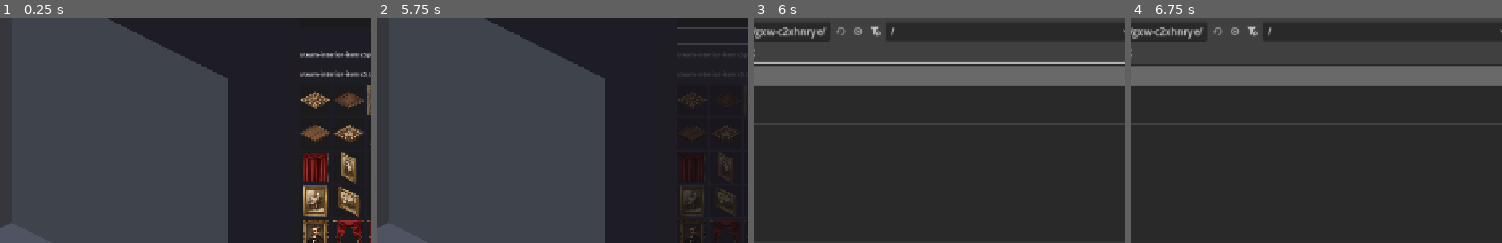
Above: before the commit, frames 1-4 (left to right).
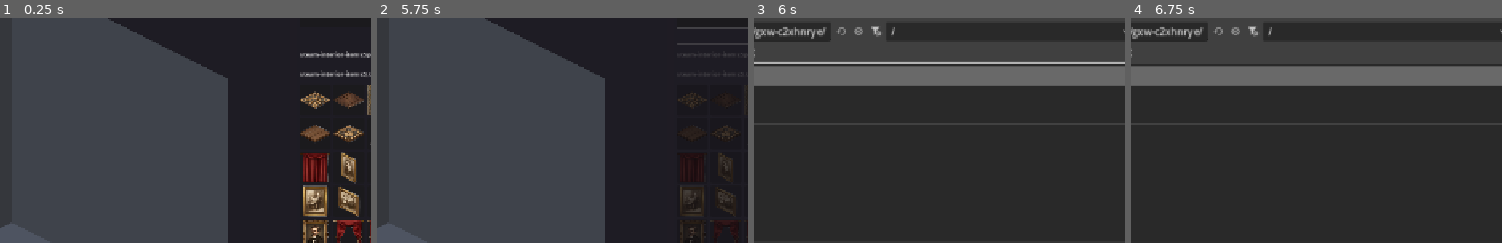
Above: after the commit, the same moments.

Repository: imehesz/two-wall-isometric-world-terrain-constructor-suit
Game: Godot game, scene res://scenes/MainEditor.tscn
Same seed, same stepped clock (60 frames per second), same inputs: the game is played once before the commit and once after it.
Inputs (mouse positions are % of the whole screen's width and height, from its top left):
- Up to frame 1 (0.25 s): no input
- Up to frame 2 (5.75 s): click "✚ Insert" at 0.5 s; click "➤ Select" at 1.25 s; click "▶ Object Inspector" at 2 s; click "▼ Object Inspector" at 2.75 s; click "Add Assets +" at 3.5 s; click "▼ Assets 1" at 4.25 s; click "▶ Assets 1" at 5 s
- Up to frame 3 (6 s): click "..." at 5.75 s
- Up to frame 4 (6.75 s): click (34, 61) at 6.52 s; type "12" at 6.6 s
The pictures show only the part of the screen within x 28-78%, y 9-59%; the shares and areas given below are measured in that part.

Frames 1-2 are identical in both runs. In frame 3, 0.1% of the frame differs, in the area x 22-39%, y 3-8%; in frame 4, 0.1%.

Commit message:
Added zoom and pan, save global settings

Diff:
--- a/scripts/MainEditor.gd
+++ b/scripts/MainEditor.gd
@@ -43,6 +43,10 @@
 const DEPTH_STEP := 100.0
 const SCALE_STEP := 0.1
 const ROTATE_STEP := 5.0
+const ZOOM_STEP := 0.15
+const ZOOM_MIN := 0.1
+const ZOOM_MAX := 5.0
+const SETTINGS_KEY := "twiwcs_settings"
 
 # ── Enums ────────────────────────────────────────────────────
 enum ToolMode { INSERT, SELECT }
@@ -79,6 +83,9 @@
 var _confirm_dialog: ConfirmationDialog
 var _pending_removal_id: int = -1
 
+# Phase 5: Pan state
+var _is_panning: bool = false
+
 
 func _ready() -> void:
 	_apply_bg_color(COLOR_BG)
@@ -86,7 +93,9 @@
 	_draw_room()
 	call_deferred("_fit_camera")
 	canvas_bg_color.color_changed.connect(_apply_bg_color)
+	canvas_bg_color.color_changed.connect(_save_settings)
 	room_color_picker.color_changed.connect(_apply_room_color)
+	room_color_picker.color_changed.connect(_save_settings)
 
 	_setup_preview()
 	_setup_confirm_dialog()
@@ -98,6 +107,7 @@
 	sub_viewport_container.gui_input.connect(_on_canvas_gui_input)
 
 	call_deferred("_auto_load_test_assets")
+	call_deferred("_load_settings")
 
 
 # ════════════════════════════════════════════════════════════
@@ -355,6 +365,7 @@
 		"flip_h": sprite.flip_h,
 		"z_index": sprite.z_index,
 		"set_id": sprite.get_meta("set_id", -1),
+		"locked": sprite.get_meta("locked", false),
 	}
 
 
@@ -368,18 +379,34 @@
 	sprite.z_index = data["z_index"]
 	sprite.set_meta("set_id", data["set_id"])
 	sprite.set_meta("base_scale", Vector2(1.0, 1.0))
+	sprite.set_meta("locked", data.get("locked", false))
 	asset_drop_zone.add_child(sprite)
 	placed_sprites.append(sprite)
 	return sprite
 
 
 func _unhandled_input(event: InputEvent) -> void:
+	# Phase 5: Stop panning if mouse released outside canvas
+	if _is_panning and event is InputEventMouseButton and not event.pressed:
+		if event.button_index == MOUSE_BUTTON_MIDDLE or event.button_index == MOUSE_BUTTON_RIGHT:
+			_is_panning = false
+			return
+	# Phase 5: Pan motion outside canvas
+	if _is_panning and event is InputEventMouseMotion:
+		_do_pan(event.relative)
+		return
 	if event is InputEventKey and event.pressed:
 		if event.ctrl_pressed and event.keycode == KEY_Z:
 			if event.shift_pressed:
 				_redo()
 			else:
 				_undo()
+			get_viewport().set_input_as_handled()
+		elif event.ctrl_pressed and event.keycode == KEY_I:
+			_on_tool_changed(ToolMode.INSERT)
+			get_viewport().set_input_as_handled()
+		elif event.ctrl_pressed and event.keycode == KEY_J:
+			_on_tool_changed(ToolMode.SELECT)
 			get_viewport().set_input_as_handled()
 		elif event.ctrl_pressed and event.keycode == KEY_Y:
 			_redo()
@@ -430,7 +457,33 @@
 	del_bar2.visible = false
 	_indicator_layer.add_child(del_bar2)
 
-	return {"outline": outline, "del_bg": del_bg, "del_bar1": del_bar1, "del_bar2": del_bar2}
+	# Lock background
+	var lock_bg := Polygon2D.new()
+	lock_bg.color = Color(0, 0, 0, 0.85)
+	lock_bg.polygon = PackedVector2Array([
+		Vector2(-hs, -hs), Vector2(hs, -hs), Vector2(hs, hs), Vector2(-hs, hs)])
+	lock_bg.visible = false
+	_indicator_layer.add_child(lock_bg)
+
+	# Lock shackle (inverted U shape)
+	var lock_shackle := Line2D.new()
+	lock_shackle.width = 2.0
+	lock_shackle.default_color = Color(0.5, 0.5, 0.5)
+	lock_shackle.points = PackedVector2Array([
+		Vector2(-3, 0), Vector2(-3, -4), Vector2(3, -4), Vector2(3, 0)])
+	lock_shackle.visible = false
+	_indicator_layer.add_child(lock_shackle)
+
+	# Lock body (rectangle)
+	var lock_body := Polygon2D.new()
+	lock_body.color = Color(0.5, 0.5, 0.5)
+	lock_body.polygon = PackedVector2Array([
+		Vector2(-4, 0), Vector2(4, 0), Vector2(4, 5), Vector2(-4, 5)])
+	lock_body.visible = false
+	_indicator_layer.add_child(lock_body)
+
+	return {"outline": outline, "del_bg": del_bg, "del_bar1": del_bar1, "del_bar2": del_bar2,
+		"lock_bg": lock_bg, "lock_shackle": lock_shackle, "lock_body": lock_body}
 
 
 func _get_or_create_indicators(sprite: Sprite2D) -> Dictionary:
@@ -453,6 +506,9 @@
 	inds["del_bg"].visible = false
 	inds["del_bar1"].visible = false
 	inds["del_bar2"].visible = false
+	inds["lock_bg"].visible = false
+	inds["lock_shackle"].visible = false
+	inds["lock_body"].visible = false
 	_indicator_pool.append(inds)
 	_sprite_indicators.erase(sprite)
 
@@ -495,6 +551,9 @@
 		inds["del_bg"].visible = false
 		inds["del_bar1"].visible = false
 		inds["del_bar2"].visible = false
+		inds["lock_bg"].visible = false
+		inds["lock_shackle"].visible = false
+		inds["lock_body"].visible = false
 		_indicator_pool.append(inds)
 	_sprite_indicators.clear()
 
@@ -530,6 +589,8 @@
 		_world_to_vp(tl), _world_to_vp(tr),
 		_world_to_vp(br), _world_to_vp(bl), _world_to_vp(tl)])
 	inds["outline"].visible = true
+	var locked = sprite.get_meta("locked", false)
+	inds["outline"].default_color = Color(1.0, 0.6, 0.2, 0.9) if locked else Color(0.4, 0.7, 1.0, 0.9)
 	var del_vp = _world_to_vp(tr + Vector2(4, -4))
 	inds["del_bg"].position = del_vp
 	inds["del_bg"].visible = true
@@ -537,6 +598,17 @@
 	inds["del_bar1"].visible = true
 	inds["del_bar2"].position = del_vp
 	inds["del_bar2"].visible = true
+	# Lock icon (below delete icon)
+	var lock_vp = _world_to_vp(tr + Vector2(4, 16))
+	inds["lock_bg"].position = lock_vp
+	inds["lock_bg"].visible = true
+	inds["lock_shackle"].position = lock_vp
+	inds["lock_shackle"].visible = true
+	inds["lock_body"].position = lock_vp
+	inds["lock_body"].visible = true
+	var lock_color = Color(1.0, 0.85, 0.2) if locked else Color(0.5, 0.5, 0.5)
+	inds["lock_shackle"].default_color = lock_color
+	inds["lock_body"].color = lock_color
 
 
 func _delete_sprite(sprite: Sprite2D) -> void:
@@ -611,6 +683,28 @@
 	return null
 
 
+func _find_lock_at_world(world_pos: Vector2) -> Sprite2D:
+	for sprite in _selected_sprites:
+		if not is_instance_valid(sprite):
+			continue
+		if not _sprite_indicators.has(sprite):
+			continue
+		var inds = _sprite_indicators[sprite]
+		if not inds["lock_bg"].visible:
+			continue
+		var click_vp = _world_to_vp(world_pos)
+		if click_vp.distance_to(inds["lock_bg"].position) < 14.0:
+			return sprite
+	return null
+
+
+func _toggle_lock_for_sprite(sprite: Sprite2D) -> void:
+	var locked = sprite.get_meta("locked", false)
+	sprite.set_meta("locked", not locked)
+	_refresh_inspector_values()
+	_refresh_all_indicators()
+
+
 func _world_to_vp(world_pos: Vector2) -> Vector2:
 	var cam = sub_viewport.get_node("Camera2D") as Camera2D
 	var vp_size = Vector2(sub_viewport.size)
@@ -688,6 +782,25 @@
 	inspector_content.add_child(flip_row)
 	_inspector_rows["flip"] = {"value_label": flip_val}
 
+	# Phase 5: Lock toggle
+	var lock_row := HBoxContainer.new()
+	var lock_label := Label.new()
+	lock_label.text = "Lock"
+	lock_label.size_flags_horizontal = Control.SIZE_EXPAND_FILL
+	lock_row.add_child(lock_label)
+	var lock_val := Label.new()
+	lock_val.custom_minimum_size = Vector2(50, 0)
+	lock_val.horizontal_alignment = HORIZONTAL_ALIGNMENT_CENTER
+	lock_val.text = "ON" if _last_selected().get_meta("locked", false) else "OFF"
+	lock_row.add_child(lock_val)
+	var lock_btn := Button.new()
+	lock_btn.text = "Lock"
+	lock_btn.custom_minimum_size = Vector2(52, 0)
+	lock_btn.pressed.connect(_on_lock_pressed)
+	lock_row.add_child(lock_btn)
+	inspector_content.add_child(lock_row)
+	_inspector_rows["lock"] = {"value_label": lock_val, "button": lock_btn}
+
 	_refresh_inspector_values()
 
 
@@ -750,6 +863,8 @@
 
 	for sprite in _selected_sprites:
 		if not is_instance_valid(sprite):
+			continue
+		if sprite.get_meta("locked", false):
 			continue
 		var action := {"type": "", "sprite": sprite}
 		match prop_name:
@@ -806,6 +921,8 @@
 	for sprite in _selected_sprites:
 		if not is_instance_valid(sprite):
 			continue
+		if sprite.get_meta("locked", false):
+			continue
 		var action = {
 			"type": "flip",
 			"sprite": sprite,
@@ -815,6 +932,16 @@
 		_push_undo(action)
 		sprite.flip_h = !sprite.flip_h
 	_refresh_inspector_values()
+
+
+func _on_lock_pressed() -> void:
+	for sprite in _selected_sprites:
+		if not is_instance_valid(sprite):
+			continue
+		var locked = sprite.get_meta("locked", false)
+		sprite.set_meta("locked", not locked)
+	_refresh_inspector_values()
+	_refresh_all_indicators()
 
 
 func _refresh_inspector_values() -> void:
@@ -833,6 +960,9 @@
 		_inspector_rows["rotate"]["value_label"].text = "%.1f°" % sprite.rotation_degrees
 	if _inspector_rows.has("flip"):
 		_inspector_rows["flip"]["value_label"].text = "ON" if sprite.flip_h else "OFF"
+	if _inspector_rows.has("lock"):
+		_inspector_rows["lock"]["value_label"].text = "ON" if sprite.get_meta("locked", false) else "OFF"
+		_inspector_rows["lock"]["button"].text = "Unlock" if sprite.get_meta("locked", false) else "Lock"
 
 
 # ════════════════════════════════════════════════════════════
@@ -1298,24 +1428,115 @@
 
 
 func _on_canvas_gui_input(event: InputEvent) -> void:
+	# ── Phase 5: Zoom (mouse wheel) ──
+	if event is InputEventMouseButton and event.pressed:
+		if event.button_index == MOUSE_BUTTON_WHEEL_UP:
+			_apply_zoom(ZOOM_STEP, event.position)
+			return
+		elif event.button_index == MOUSE_BUTTON_WHEEL_DOWN:
+			_apply_zoom(-ZOOM_STEP, event.position)
+			return
+		elif event.button_index == MOUSE_BUTTON_MIDDLE or event.button_index == MOUSE_BUTTON_RIGHT:
+			_is_panning = true
+			return
+	# ── Phase 5: Stop panning on release ──
+	if event is InputEventMouseButton and not event.pressed:
+		if _is_panning and (event.button_index == MOUSE_BUTTON_MIDDLE or event.button_index == MOUSE_BUTTON_RIGHT):
+			_is_panning = false
+			return
+	# ── Phase 5: Pan (mouse motion while panning) ──
+	if event is InputEventMouseMotion and _is_panning:
+		_do_pan(event.relative)
+		return
+	# ── Left click: insert or select ──
 	if event is InputEventMouseButton and event.pressed and event.button_index == MOUSE_BUTTON_LEFT:
 		if current_tool == ToolMode.INSERT:
-			# Insert mode — place asset
 			if active_asset_index >= 0 and active_asset_texture != null:
 				_place_asset_at_click(event.position)
 		elif current_tool == ToolMode.SELECT:
-			# Select mode — check trash first, then hit test
 			var world_pos = _container_to_world(event.position)
 			var trash_sprite = _find_trash_at_world(world_pos)
 			if trash_sprite:
 				_delete_sprite(trash_sprite)
 			else:
-				var hit = _hit_test(world_pos)
-				var additive = Input.is_key_pressed(KEY_SHIFT)
-				if hit:
-					_select_sprite(hit, additive)
+				var lock_sprite = _find_lock_at_world(world_pos)
+				if lock_sprite:
+					_toggle_lock_for_sprite(lock_sprite)
 				else:
-					_deselect_sprite()
+					var hit = _hit_test(world_pos)
+					var additive = Input.is_key_pressed(KEY_SHIFT)
+					if hit:
+						_select_sprite(hit, additive)
+					else:
+						_deselect_sprite()
+
+
+# ════════════════════════════════════════════════════════════
+# Phase 5: Canvas Zoom & Pan
+# ════════════════════════════════════════════════════════════
+
+func _apply_zoom(delta: float, container_pos: Vector2) -> void:
+	var cam := sub_viewport.get_node("Camera2D") as Camera2D
+	var vp_size = Vector2(sub_viewport.size)
+	var container_size = Vector2(sub_viewport_container.size)
+	if container_size.x == 0 or container_size.y == 0:
+		return
+	# World position under cursor before zoom
+	var vp_pos = container_pos * (vp_size / container_size)
+	var world_before = (vp_pos - vp_size * 0.5) / cam.zoom + cam.position
+	# Apply new zoom
+	var old_zoom = cam.zoom.x
+	var new_zoom = clampf(old_zoom + delta, ZOOM_MIN, ZOOM_MAX)
+	cam.zoom = Vector2(new_zoom, new_zoom)
+	# Adjust camera so same world point stays under cursor
+	var world_after = (vp_pos - vp_size * 0.5) / cam.zoom + cam.position
+	cam.position += world_before - world_after
+
+
+func _do_pan(relative: Vector2) -> void:
+	var cam := sub_viewport.get_node("Camera2D") as Camera2D
+	var vp_size = Vector2(sub_viewport.size)
+	var container_size = Vector2(sub_viewport_container.size)
+	if container_size.x == 0 or container_size.y == 0:
+		return
+	var scale_factor = vp_size / container_size
+	cam.position -= (relative * scale_factor) / cam.zoom
+
+
+# ════════════════════════════════════════════════════════════
+# Phase 5: Settings Persistence (localStorage)
+# ════════════════════════════════════════════════════════════
+
+func _save_settings() -> void:
+	if not JavaScriptBridge:
+		return
+	var s = {
+		"bg": [canvas_bg_color.color.r, canvas_bg_color.color.g, canvas_bg_color.color.b],
+		"room": [room_color_picker.color.r, room_color_picker.color.g, room_color_picker.color.b],
+	}
+	var j = JSON.stringify(s)
+	JavaScriptBridge.eval("localStorage.setItem('%s','%s')" % [SETTINGS_KEY, j])
+
+
+func _load_settings() -> void:
+	if not JavaScriptBridge:
+		return
+	var raw = JavaScriptBridge.eval("localStorage.getItem('%s')" % SETTINGS_KEY)
+	if raw == null:
+		return
+	var p = JSON.parse_string(str(raw))
+	if p == null:
+		return
+	if p.has("bg"):
+		var a = p["bg"]
+		var c = Color(a[0], a[1], a[2])
+		canvas_bg_color.color = c
+		_apply_bg_color(c)
+	if p.has("room"):
+		var a = p["room"]
+		var c = Color(a[0], a[1], a[2])
+		room_color_picker.color = c
+		_apply_room_color(c)
 
 
 func _container_to_world(container_pos: Vector2) -> Vector2:
Not shown, changed: README.md
